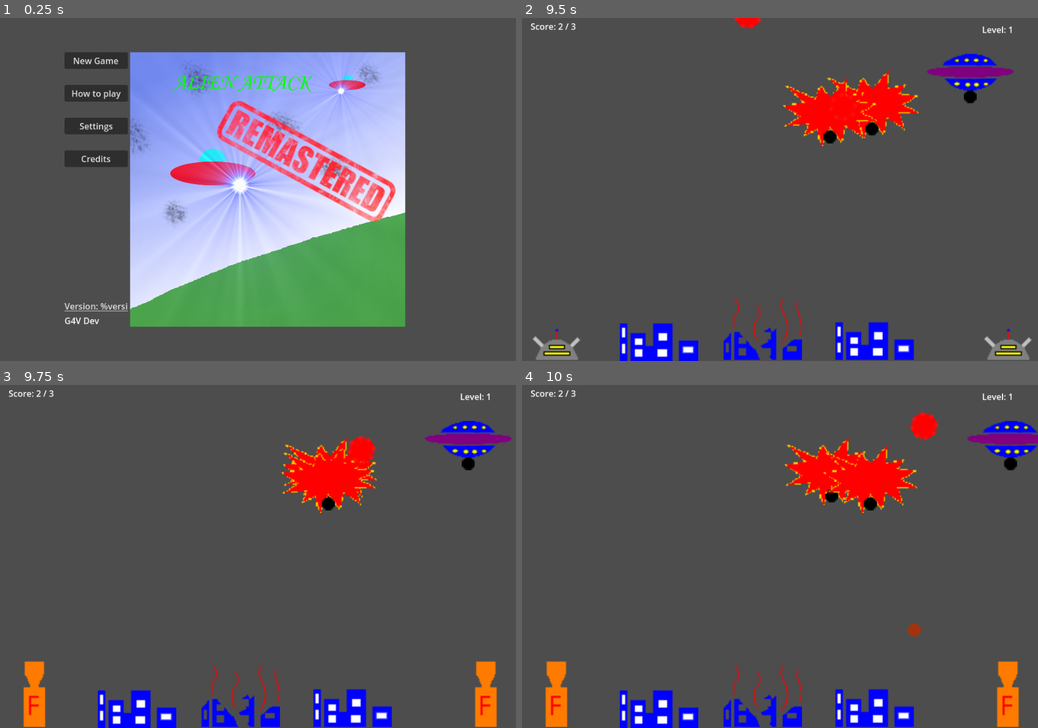
Above: before the commit, frames 1-4 (two rows, left to right).
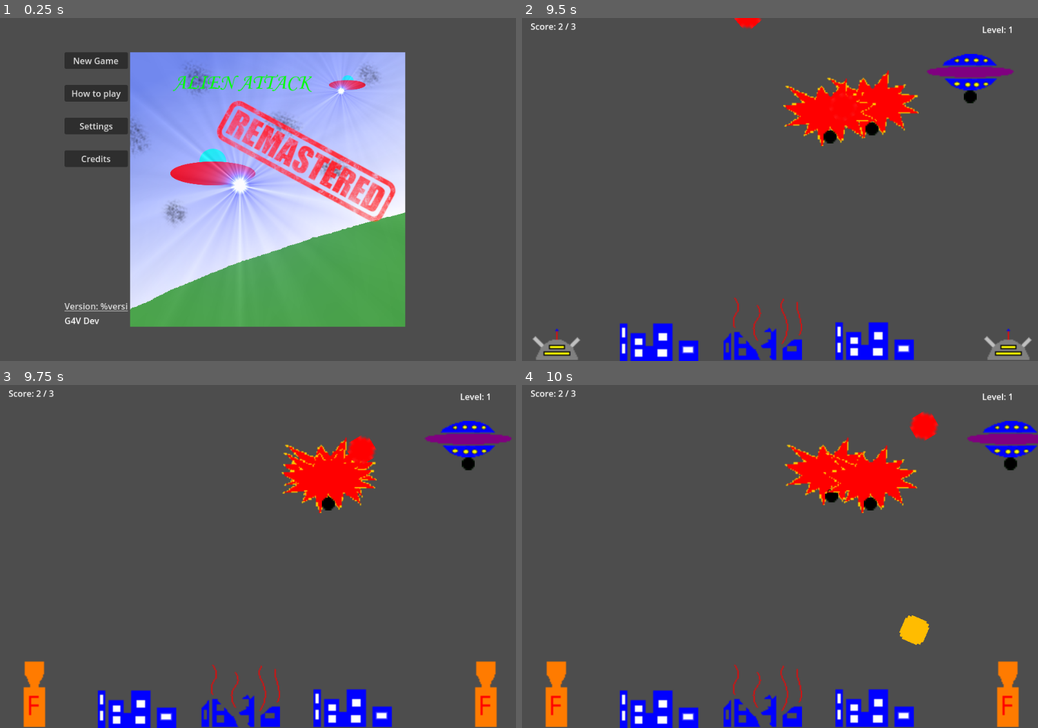
Above: after the commit, the same moments.

Repository: halkeye/AlienAttackGodot
Game: Godot game, scene res://scenes/menus/main_menu.tscn
Two runs of this game, one before a commit and one after it. Both use one fixed random seed, a clock stepped at 60 frames per second and the inputs below.
Inputs (mouse positions are in pixels of both pictures, inside the frame that each line leads up to):
- Up to frame 1 (0.25 s): no input
- Up to frame 2 (9.5 s): click "New Game" at 0.5 s; click (558, 326) at 1.25 s; click (1007, 326) at 2 s; click (558, 326) at 2.75 s; click (1007, 326) at 3.5 s; click (558, 326) at 4.25 s; click (1007, 326) at 5 s; move the mouse to (893, 172) at 5.77 s; click (893, 172) at 5.85 s; move the mouse to (676, 206) at 6.52 s; click (676, 206) at 6.6 s; move the mouse to (831, 114) at 7.27 s; hold Up (weapon_switch) 7.28-8.03 s; click (831, 114) at 7.55 s; move the mouse to (754, 258) at 8.02 s; click (754, 258) at 8.1 s; move the mouse to (934, 240) at 8.77 s; click (934, 240) at 8.85 s
- Up to frame 3 (9.75 s): move the mouse to (103, 505) at 9.52 s; tap Up (weapon_switch) at 9.6 s
- Up to frame 4 (10 s): click (625, 505) at 9.8 s

Frames 1-3 are identical in both runs. In frame 4, 0.4% of the frame differs, in the area x 73-79%, y 67-76%.

Commit message:
Use shader on fire bullet

Diff:
--- a/scenes/bullets/bullet.gd
+++ b/scenes/bullets/bullet.gd
@@ -4,7 +4,6 @@
 @export var damage: int = 1
 @export var speed: int = 750
 @export var destroy_on_hit := true
-@export var shader_material : ShaderMaterial = null
 
 var velocity: Vector2 = Vector2.ZERO
 var _started = false
@@ -13,8 +12,6 @@
 	pass
 
 func _process(delta):
-	if $Bullet.material != shader_material:
-		$Bullet.material = shader_material
 	position += velocity * delta
 
 func start(start_pos: Vector2, target_pos: Vector2):
--- a/scenes/bullets/bullet_firestorm.tscn
+++ b/scenes/bullets/bullet_firestorm.tscn
@@ -1,22 +1,13 @@
-[gd_scene load_steps=8 format=3 uid="uid://ck5m0limdgf44"]
+[gd_scene load_steps=6 format=3 uid="uid://ck5m0limdgf44"]
 
 [ext_resource type="Script" path="res://scenes/bullets/bullet_firestorm.gd" id="1_73df5"]
 [ext_resource type="PackedScene" uid="uid://c1sg61qpco36d" path="res://scenes/bullets/bullet.tscn" id="2_p7y0n"]
-[ext_resource type="Shader" path="res://scenes/bullets/bullet_fire.gdshader" id="3_a3w0u"]
 [ext_resource type="AudioStream" uid="uid://dac77vj3twtey" path="res://sounds/267887__wjl__short-fireball-woosh.mp3" id="4_4cc8u"]
+[ext_resource type="Shader" path="res://scenes/bullets/bullet_firestorm.gdshader" id="4_33p1d"]
 
-[sub_resource type="NoiseTexture2D" id="NoiseTexture2D_tsiho"]
-
-[sub_resource type="NoiseTexture2D" id="NoiseTexture2D_3mh8r"]
-
-[sub_resource type="ShaderMaterial" id="ShaderMaterial_nw0kp"]
-shader = ExtResource("3_a3w0u")
-shader_parameter/brighter_color = Color(1, 0.8, 0, 1)
-shader_parameter/middle_color = Color(1, 0.56, 0, 1)
-shader_parameter/darker_color = Color(0.64, 0.2, 0.05, 1)
-shader_parameter/spread = 0.5
-shader_parameter/noise_tex = SubResource("NoiseTexture2D_3mh8r")
-shader_parameter/gradient_tex = SubResource("NoiseTexture2D_tsiho")
+[sub_resource type="ShaderMaterial" id="ShaderMaterial_txd2o"]
+shader = ExtResource("4_33p1d")
+shader_parameter/NEWCOLOR = Color(1, 0.737255, 0, 1)
 
 [node name="BulletFirestorm" type="Node2D"]
 script = ExtResource("1_73df5")
@@ -26,6 +17,10 @@
 bus = &"SFX"
 
 [node name="bullet" parent="." instance=ExtResource("2_p7y0n")]
-shader_material = SubResource("ShaderMaterial_nw0kp")
+
+[node name="Bullet" parent="bullet" index="0"]
+material = SubResource("ShaderMaterial_txd2o")
 
 [connection signal="child_exiting_tree" from="." to="." method="_on_child_exiting_tree"]
+
+[editable path="bullet"]
